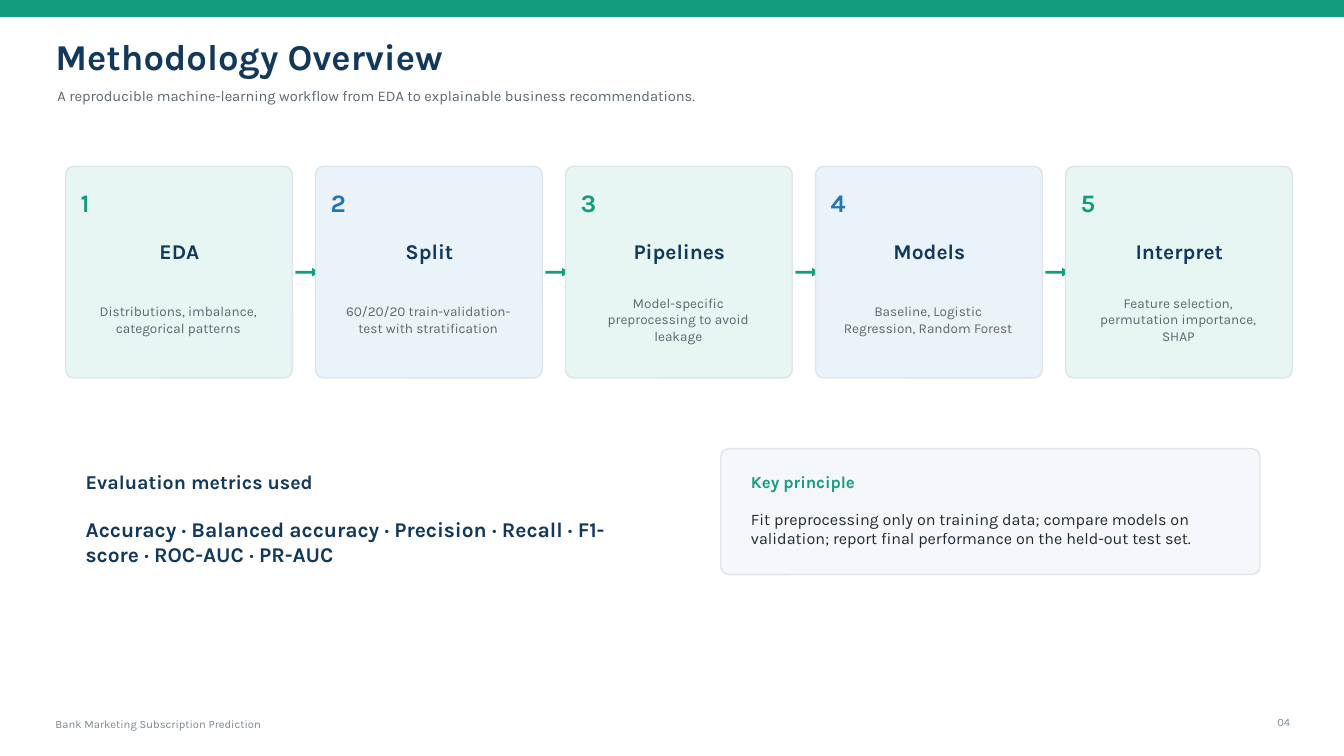
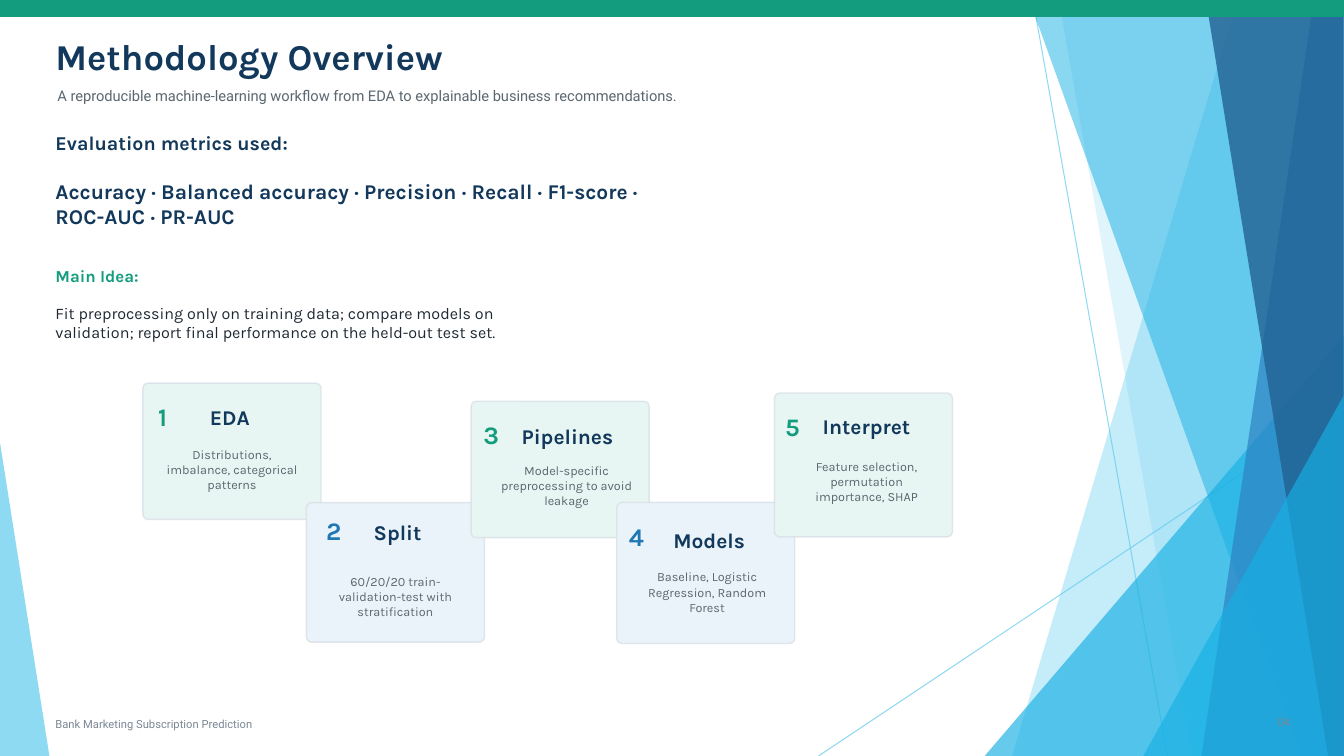
Before and after one commit to MarianoAkaMery/fintech-bank-marketing-ml, a slide deck: slide 4 of Bank_Marketing_Subscription_Prediction.pptx. Drawn at 1344x756 pixels with LibreOffice and Linux fonts; fonts in the diff are those of the drawing. Boxes give left, top, right and bottom in pixels: in the first picture for what was removed or moved away, otherwise in the second. Text is boxed around its words. In the diff, an @@ line names an element or a change of style, - is before the commit and + after.

Commit message:
Fix presentation typo

```diff
--- a/Bank_Marketing_Subscription_Prediction.pptx
+++ b/Bank_Marketing_Subscription_Prediction.pptx
@@ text "A reproducible machine-learning workflow from ..." at [57,90,677,104]: font Karla to Roboto @@
@@ text at [55,136,287,151]: text changed @@
-Evaluation metrics used
+Evaluation metrics used:
@@ text "Accuracy · Balanced accuracy · ..." rewrapped from [86,522,605,563] to [55,184,628,225] @@
@@ text "Fit preprocessing only on training ...": place and size @@
-text "Fit preprocessing only on training ..." at [751,514,1191,548]
+text "Fit preprocessing only on training ..." at [55,308,496,342]
@@ text added at [55,270,139,283], 12 pt, text #149C7E, bold @@
+Main Idea:
@@ arrow removed from (295, 272) to (321, 272) @@
@@ arrow removed from (545, 272) to (571, 272) @@
@@ arrow removed from (796, 272) to (821, 272) @@
@@ arrow removed from (1046, 272) to (1071, 272) @@
@@ rounded rectangle: place and size @@
-rounded rectangle at [66,166,292,378]
+rounded rectangle at [143,383,322,519]
@@ text "1": place and size @@
-text "1" at [81,195,90,212]
+text "1" at [158,409,167,426]
@@ text "EDA": place and size @@
-text "EDA" at [159,245,199,259]
+text "EDA" at [210,411,250,425]
@@ rounded rectangle: place and size @@
-rounded rectangle at [566,166,792,378]
+rounded rectangle at [471,401,649,537]
@@ rounded rectangle: place and size @@
-rounded rectangle at [1066,166,1293,378]
+rounded rectangle at [774,393,953,537]
@@ text "5": place and size @@
-text "5" at [1081,195,1096,213]
+text "5" at [785,419,800,437]
@@ text "Interpret": place and size @@
-text "Interpret" at [1136,245,1223,264]
+text "Interpret" at [823,420,910,439]
@@ group added at [0,0,1344,756]: 5 freeform shapes, 3 triangles, 2 lines @@
@@ text "3": place and size @@
-text "3" at [581,195,597,213]
+text "3" at [483,427,499,445]
@@ text "Pipelines": place and size @@
-text "Pipelines" at [634,244,725,264]
+text "Pipelines" at [522,429,613,449]
@@ rounded rectangle removed at [721,449,1260,575] @@
@@ text "Distributions, imbalance, categorical patterns": place and size @@
-text "Distributions, imbalance, categorical patterns" at [100,307,257,336]
+text "Distributions, imbalance, categorical patterns" at [167,450,297,492]
@@ text "Model-specific preprocessing to avoid leakage": place and size @@
-text "Model-specific preprocessing to avoid leakage" at [608,299,749,344]
+text "Model-specific preprocessing to avoid leakage" at [501,466,632,508]
@@ text removed at [751,476,854,492] @@
-Key principle
@@ size 9.7 to 9 pt in 5 elements at [167,450,297,492], [339,577,452,616], [501,466,632,508], [648,572,766,612], [815,462,918,504] @@
@@ text "Feature selection, permutation importance, SHAP": place and size @@
-text "Feature selection, permutation importance, SHAP" at [1100,299,1257,341]
+text "Feature selection, permutation importance, SHAP" at [815,462,918,504]
@@ rounded rectangle: place and size @@
-rounded rectangle at [316,166,542,378]
+rounded rectangle at [307,503,485,643]
@@ rounded rectangle: place and size @@
-rounded rectangle at [816,166,1043,378]
+rounded rectangle at [617,502,796,643]
@@ text "2": place and size @@
-text "2" at [331,195,346,212]
+text "2" at [326,523,341,540]
@@ text "Split": place and size @@
-text "Split" at [405,244,453,264]
+text "Split" at [374,525,422,545]
@@ text "4": place and size @@
-text "4" at [831,195,846,212]
+text "4" at [629,529,644,546]
@@ text "Models": place and size @@
-text "Models" at [893,244,965,260]
+text "Models" at [673,533,745,549]
@@ text "60/20/20 train-validation-test with stratification": place and size @@
-text "60/20/20 train-validation-test with stratification" at [346,306,511,333]
+text "60/20/20 train-validation-test with stratification" at [339,577,452,616]
@@ text "Baseline, Logistic Regression, Random Forest": place and size @@
-text "Baseline, Logistic Regression, Random Forest" at [844,307,1012,337]
+text "Baseline, Logistic Regression, Random Forest" at [648,572,766,612]
@@ text "Bank Marketing Subscription Prediction" at [55,720,253,730]: font Karla to Roboto @@
@@ text removed at [1277,719,1290,726] @@
-04
```
Also in this commit, not shown: 9 other slides changed.
